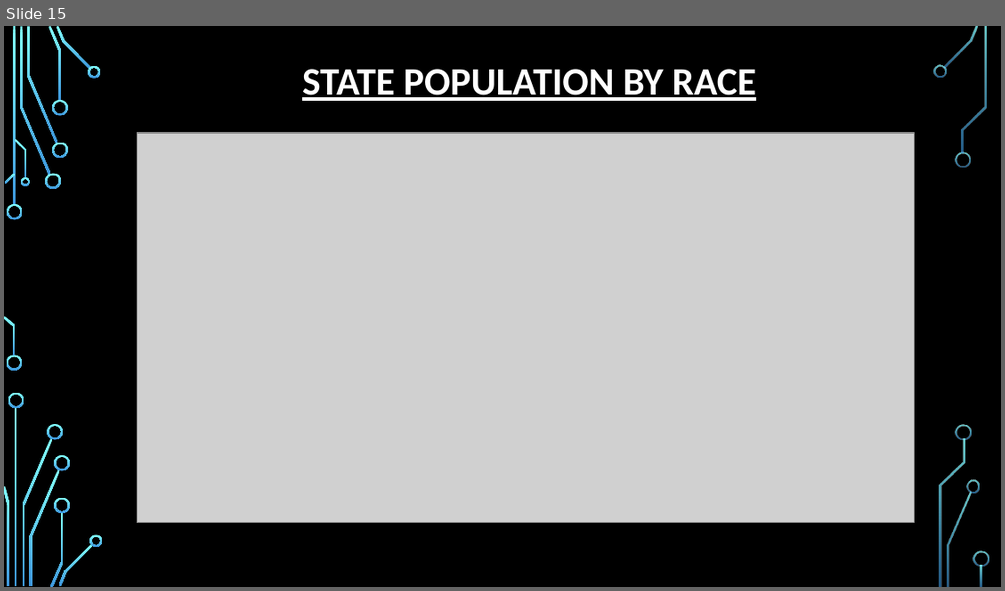
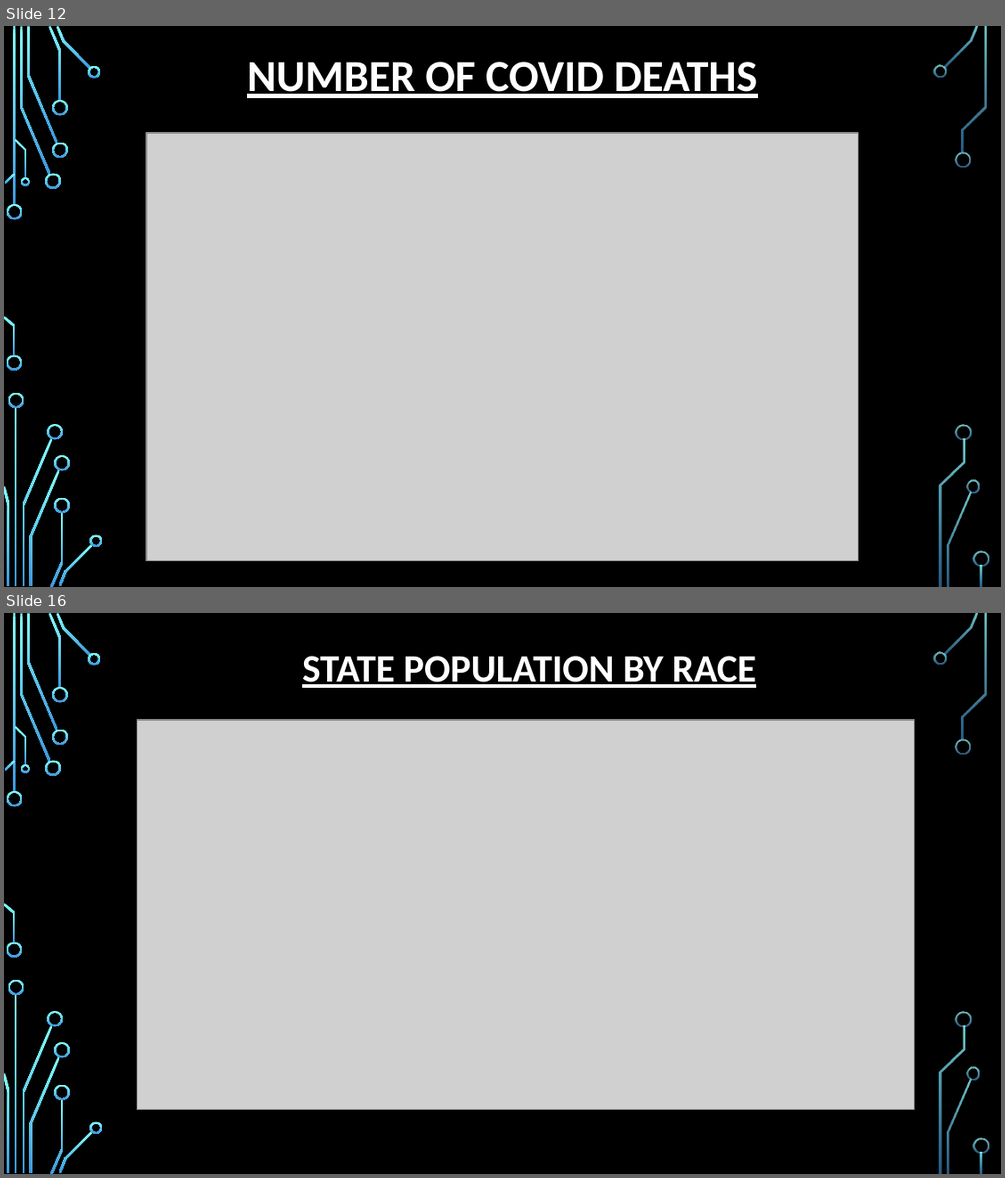
Before and after one commit to burnettaw/CMBKS-Group-5, a slide deck: Group_docs/Covid Analysis Project (BW,KT,CP,MS,SF).pptx. Shown one above the other, each under a label of ours: slide 15 before the commit, slides 12 and 16 after it; the slides between them are not shown. The pictures are 1005x591 and 1005x1178 pixels, drawn with LibreOffice and Linux fonts; fonts in the diff are those of the drawing; grey boxes stand for pictures; background and template pictures are left out. Boxes give left, top, right and bottom in pixels: in the first picture for what was removed or moved away, otherwise in the second. Text is boxed around its words. In the diff, an @@ line names an element or a change of style, - is before the commit and + after.

Commit message:
Update Covid Analysis Project (BW,KT,CP,MS,SF).pptx
Updated Covid Analsys PowerPoint Presentation

```diff
--- a/Group_docs/Covid Analysis Project (BW,KT,CP,MS,SF).pptx
+++ b/Group_docs/Covid Analysis Project (BW,KT,CP,MS,SF).pptx
@@ slide 12 added at bbox=[4, 26, 1001, 587], background picture (left out); not listed: 36 template elements that a slide beside it also shows @@
@@ title added at bbox=[247, 62, 757, 98], 32 pt, text #FFFFFF, bold, underline @@
+NUMBER OF COVID DEATHS
@@ picture added at bbox=[146, 133, 858, 560] @@
@@ what was slide 15 is now slide 16 @@
```
Also in this commit, not shown: 8 slides changed, 3 other slides added, 3 slides removed.
